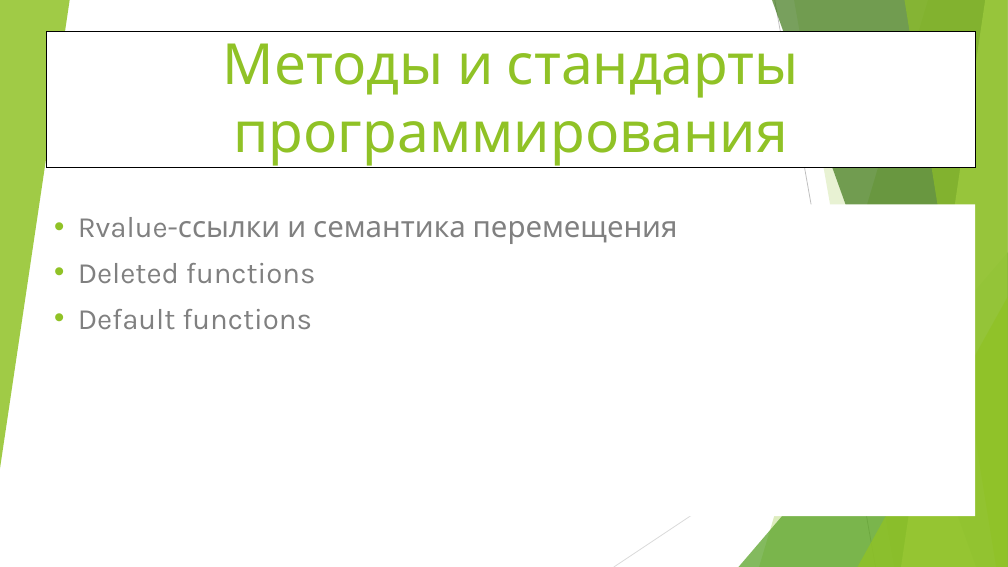
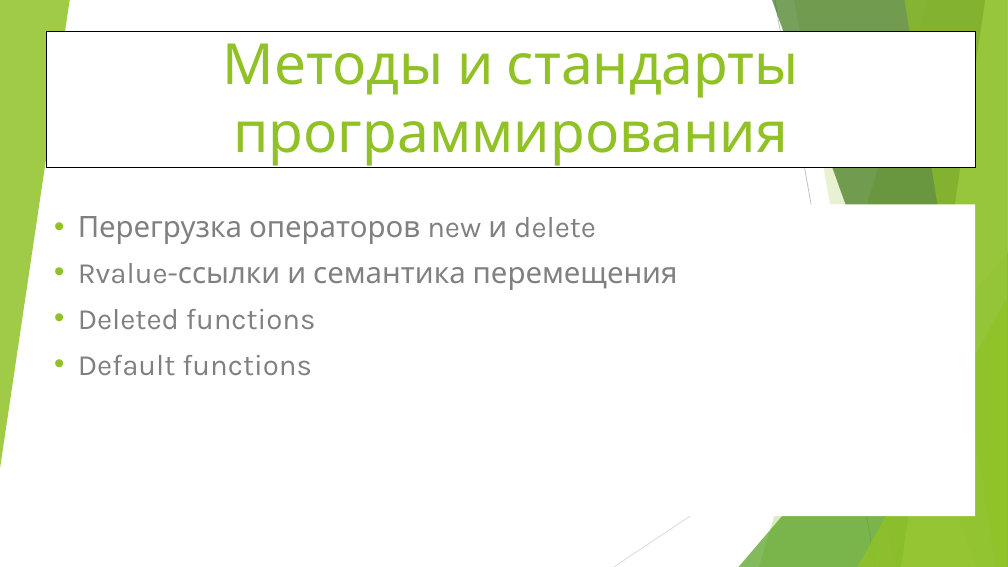
Before and after one commit to WhiteCatStudies/lectures, a slide deck: slide 1 of pt1/lectures/lecture6/lecture6.pptx. Drawn at 1008x567 pixels with LibreOffice and Linux fonts; fonts in the diff are those of the drawing. Boxes give left, top, right and bottom in pixels: in the first picture for what was removed or moved away, otherwise in the second. Text is boxed around its words. In the diff, an @@ line names an element or a change of style, - is before the commit and + after.

Commit message:
Lecture 6: new and delete overloading

```diff
--- a/pt1/lectures/lecture6/lecture6.pptx
+++ b/pt1/lectures/lecture6/lecture6.pptx
@@ subtitle at [78, 216, 596, 244]: paragraph added @@
+• Перегрузка операторов new и delete
```
Also in this commit, not shown: 6 slides added, 35 other files.
